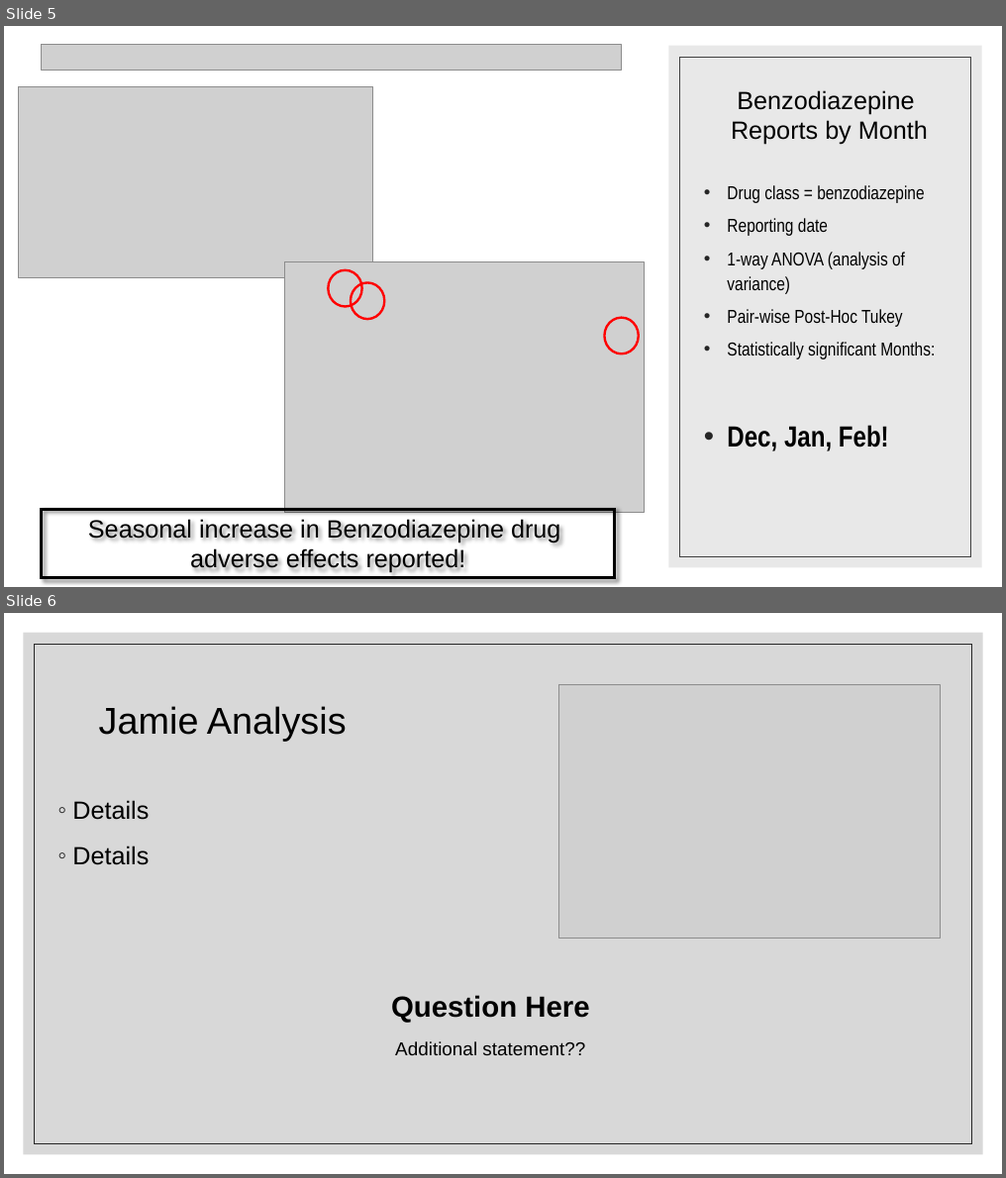
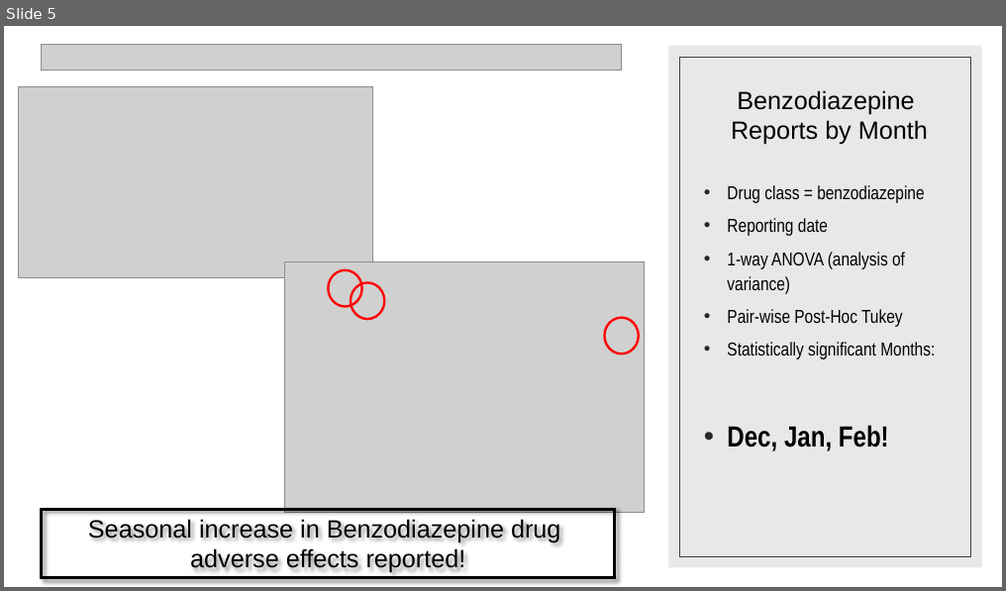
Before and after one commit to sedgedigital/FDA-API-Benzodiazepine-ANOVA, a slide deck: Adverse Drug Reaction Reporting Events.pptx. Shown one above the other, each under a label of ours: slides 5 and 6 before the commit, slide 5 after it. The pictures are 1006x1178 and 1006x591 pixels, drawn with LibreOffice and Linux fonts; fonts in the diff are those of the drawing; grey boxes stand for pictures. Boxes give left, top, right and bottom in pixels: in the first picture for what was removed or moved away, otherwise in the second. Text is boxed around its words. In the diff, an @@ line names an element or a change of style, - is before the commit and + after.

```diff
--- a/Adverse Drug Reaction Reporting Events.pptx
+++ b/Adverse Drug Reaction Reporting Events.pptx
@@ slide 6 removed at (x1=4, y1=613, x2=1002, y2=1174), background #FFFFFF @@
@@ rectangle removed at (x1=24, y1=633, x2=983, y2=1155) @@
@@ rectangle removed at (x1=35, y1=644, x2=972, y2=1144) @@
@@ picture removed at (x1=558, y1=684, x2=941, y2=939) @@
@@ title removed at (x1=99, y1=706, x2=347, y2=741) @@
-Jamie Analysis
@@ text removed at (x1=72, y1=800, x2=149, y2=865) @@
-◦ Details
-◦ Details
@@ text removed at (x1=391, y1=995, x2=589, y2=1056) @@
-Question Here
-Additional statement??
```
Also in this commit, not shown: 1 slide changed, 1 slide added, 1 other slide removed.
